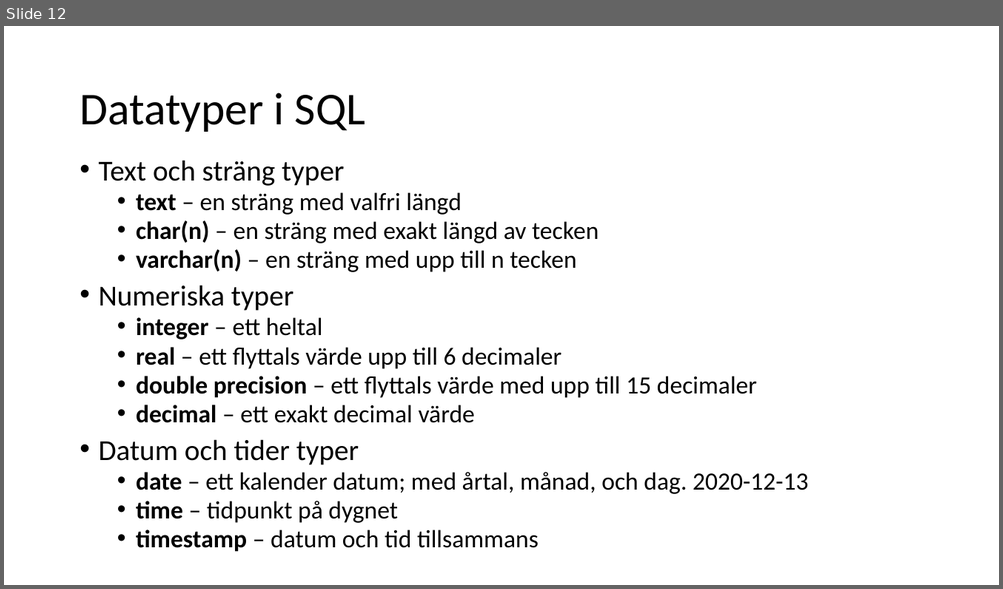
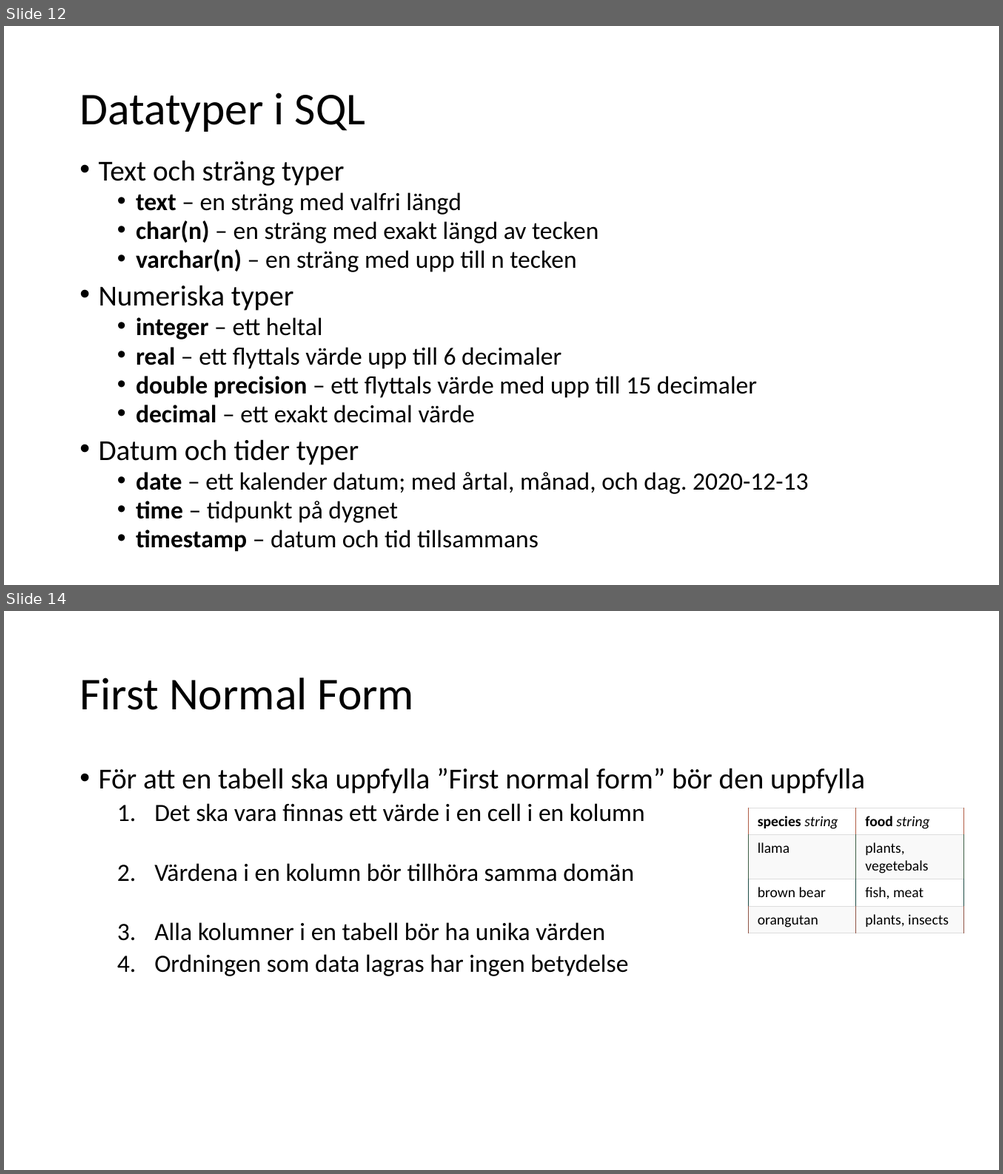
Before and after one commit to abbjetmus/FN-projekt, a slide deck: Relationsdatabaser.pptx. Shown one above the other, each under a label of ours: slide 12 before the commit, slides 12 and 14 after it; the slides between them are not shown. The pictures are 1003x589 and 1003x1174 pixels, drawn with LibreOffice and Linux fonts; fonts in the diff are those of the drawing. Boxes give left, top, right and bottom in pixels: in the first picture for what was removed or moved away, otherwise in the second. Text is boxed around its words. In the diff, an @@ line names an element or a change of style, - is before the commit and + after.

```diff
--- a/Relationsdatabaser.pptx
+++ b/Relationsdatabaser.pptx
@@ slide 14 added at (4,611,999,1170), background #FFFFFF @@
@@ title added at (79,678,415,710), 44 pt, text #000000 @@
+First Normal Form
@@ text added at (99,768,865,977), 24 pt, text #000000 @@
+• För att en tabell ska uppfylla ”First normal form” bör den uppfylla
+  1. Det ska vara finnas ett värde i en cell i en kolumn
+  2. Värdena i en kolumn bör tillhöra samma domän
+  3. Alla kolumner i en tabell bör ha unika värden
+  4. Ordningen som data lagras har ingen betydelse
@@ table added at (748,808,963,933), 4 rows, 2 columns @@
+species string | food string
+llama | plants, vegetebals
+brown bear | fish, meat
+orangutan | plants, insects
```
Also in this commit, not shown: 1 slide changed, 3 other slides added, 1 other file.
